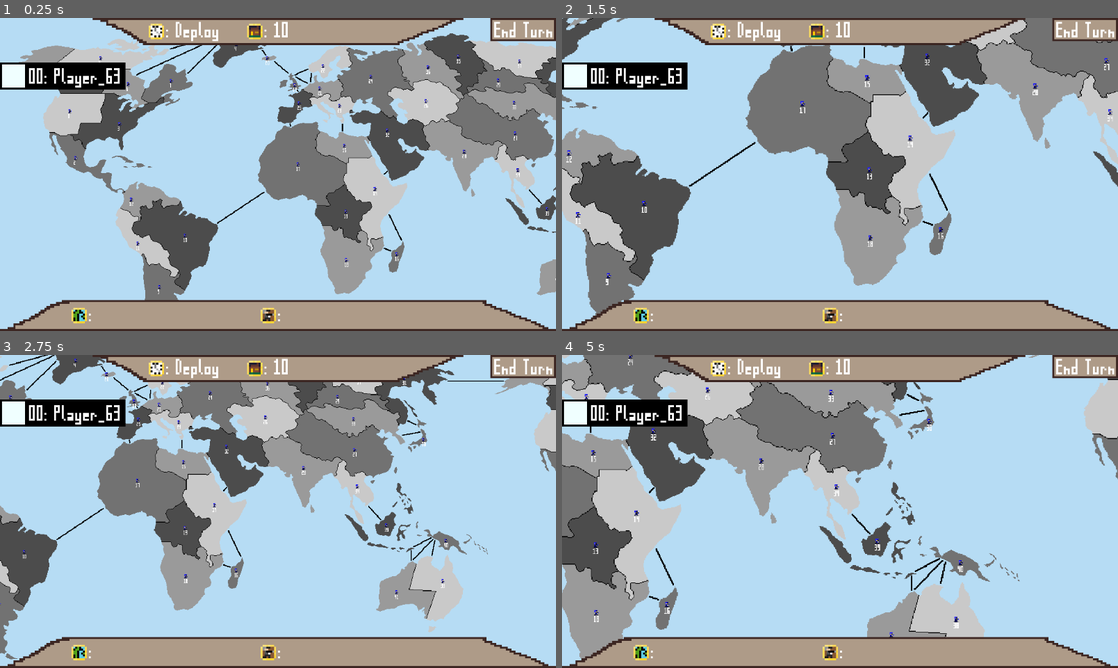
Above: before the commit, frames 1-4 (two rows, left to right).
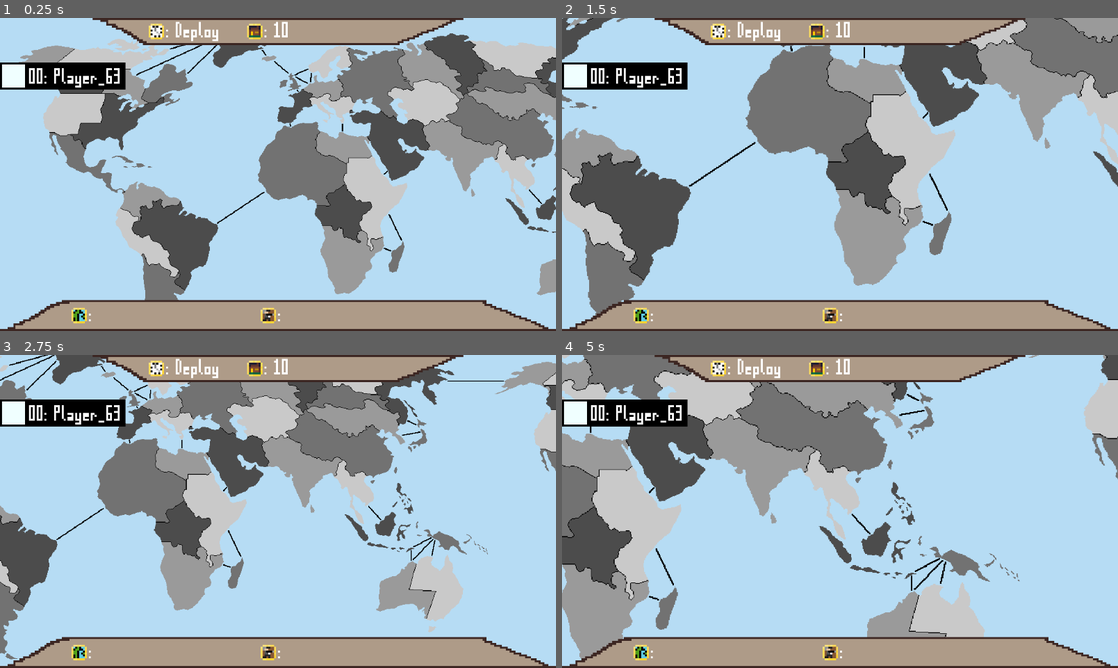
Above: after the commit, the same moments.

Repository: johann-0/Risiko
Game: Godot game, scene res://Scenes/game.tscn
Same seed, same stepped clock (60 frames per second), same inputs: the game is played once before the commit and once after it. This scene is started directly instead of the project's main scene.
Inputs (mouse positions are in pixels of both pictures, inside the frame that each line leads up to):
- Up to frame 1 (0.25 s): no input
- Up to frame 2 (1.5 s): click (1084, 30) at 0.5 s, where only the run before the commit has a clickable "End Turn"; tap Enter at 1.25 s; move the mouse to (840, 315) at 1.27 s; hold D (pan_right) from 1.28 s (still down); tap Mouse wheel up (zoom_in) at 1.35 s; click (840, 315) at 1.42 s
- Up to frame 3 (2.75 s): move the mouse to (278, 367) at 2.02 s; release D (pan_right) at 2.03 s; hold X (down, bound only after the commit) from 2.03 s (still down); tap Mouse wheel down (zoom_out) at 2.1 s; click (278, 367) at 2.17 s
- Up to frame 4 (5 s): tap Space at 2.75 s; move the mouse to (895, 442) at 2.77 s; release X (down, bound only after the commit) at 2.78 s; hold D (pan_right) 2.78-3.53 s; tap Mouse wheel up (zoom_in) at 2.85, 4.35 s; move the mouse to (812, 574) at 3.52 s; hold C (up, bound only after the commit) 3.53-4.28 s; tap Mouse wheel down (zoom_out) at 3.6 s; click (812, 574) at 3.67 s; tap Enter at 4.25 s; move the mouse to (1006, 558) at 4.27 s; hold A (pan_left) from 4.28 s (still down)

The runs differ from the first frame. In frame 1, 1.3% of the frame differs, in the area x 12-100%, y 0-89%; in frame 2, 0.9%; in frame 3, 1.1%; in frame 4, 1.3%.
Error after the commit: Invalid access to property or key 'connected' on a base object of type 'Nil'. (res://Scripts/game.gd:11)

Commit message:
modified:   Risiko Game/Assets/ui/deploying_troops.aseprite 	modified:   Risiko Game/Scripts/game.gd 	modified:   Risiko Game/Scripts/game_data.gd 	modified:   Risiko Game/Scripts/lobby.gd 	modified:   Risiko Game/Scripts/map.gd 	modified:   Risiko Game/Scripts/ui.gd 	modified:   Risiko Game/project.godot Feat: Local deploying of soldiers
Description: Need to work on adding the networking of the above feature and ending turns (forgor abt UI too)

Diff:
--- a/Risiko Game/Scripts/game.gd
+++ b/Risiko Game/Scripts/game.gd
@@ -1,3 +1,59 @@
 extends Node2D
 
 var client: GameData.Client = GameData.client
+
+func _ready():
+	# Reset the GameData
+	for province in GameData.provinces:
+		province.updateInfo(-1, 0, 0)
+
+	# Connect functions
+	client.connected.connect(client_connected)
+	client.disconnected.connect(client_disconnected)
+	client.received_data.connect(client_rec_data)
+	client.connecting.connect(client_connecting)
+	GameData.newTurnPlayerIndex.connect(on_new_turn)
+
+	# First turn has started
+	on_new_turn(-1, GameData.turnPlayerIndex)
+
+func on_new_turn(oldPlayerIndex: int, newPlayerIndex: int):
+	match GameData.gamePhase:
+		GameData.Phase.INIT_DEPLOY:
+			if GameData.players[newPlayerIndex]._soldiers > 0:
+				GameData.players[newPlayerIndex]._soldiers -= 1
+				GameData.turnAvailSoldiers = 1
+
+func _unhandled_input(event):
+	if GameData.localPlayerIndex == GameData.turnPlayerIndex \
+	  and GameData.selectedProvID != GameData.Province.WASTELAND_ID \
+	  and (GameData.gamePhase == GameData.Phase.INIT_DEPLOY \
+	  or GameData.gamePhase == GameData.Phase.DEPLOY):
+		if event.is_action_pressed("up") \
+		  and GameData.turnAvailSoldiers != 0:
+			GameData.provinces[GameData.selectedProvID].addDeploy(GameData.localPlayerIndex)
+			GameData.turnAvailSoldiers -= 1
+			pass
+		elif event.is_action_pressed("down") \
+		  and GameData.provinces[GameData.selectedProvID]._to_add != 0:
+			GameData.provinces[GameData.selectedProvID].removeDeploy(GameData.localPlayerIndex)
+			GameData.turnAvailSoldiers += 1
+			pass
+	return
+
+func _process(_delta):
+	pass#print(GameData.players[0]._soldiers)
+
+func client_connected():
+	pass
+func client_disconnected():
+	pass
+func client_connecting():
+	pass
+func client_rec_data(data: String):
+	var json_obj = JSON.parse_string(data)
+	match json_obj["message_type"]:
+		"prov_selected":
+			GameData.gameSelectedProvID = json_obj["data"]["newProvID"]
+		_:
+			pass
--- a/Risiko Game/Scripts/game_data.gd
+++ b/Risiko Game/Scripts/game_data.gd
@@ -15,7 +15,6 @@
 
 var gameSelectedProvID: int = Province.WASTELAND_ID:
 	set(newProvID):
-		print("GAME SELECTED PROVINCE")
 		var oldProvID = gameSelectedProvID
 		gameSelectedProvID = newProvID
 		newGameSelectedProvince.emit(oldProvID, newProvID)
@@ -35,8 +34,9 @@
 		var oldIndex = turnPlayerIndex
 		turnPlayerIndex = newIndex
 		newTurnPlayerIndex.emit(oldIndex, newIndex)
-var gamePhase: Phase = Phase.DEPLOY
+var gamePhase: Phase = Phase.INIT_DEPLOY
 var localPlayerIndex: int = 0
+var turnAvailSoldiers: int = 0
 
 const Client = preload("res://Scripts/WS_client.gd")
 @onready var client: Client
@@ -54,7 +54,7 @@
 
 var serverName: ServerName = ServerName.DEFAULT_SERVER_NAME()
 
-enum Phase { DEPLOY, ATTACK, FORTIFY}
+enum Phase { INIT_DEPLOY, DEPLOY, ATTACK, FORTIFY}
 
 class Player:
 	var _id: int
@@ -62,10 +62,7 @@
 	var _color: Color
 	var _soldiers: int
 	func _init(id: int, name: String, color: Color = Color.AZURE, soldiers: int = 0):
-		_id = id
-		_name = name
-		_color = color
-		_soldiers = soldiers
+		_id = id; _name = name; _color = color; _soldiers = soldiers
 	static func DEFAULT_PLAYER():
 		return Player.new(0, "Player_" + str(randi()%64))
 	func equals(otherPlayer: Player):
@@ -88,73 +85,39 @@
 	var _name: String
 	var _neighbors: Array
 	var _center: Vector2
-	var _soldiers: int:
-		set(newSol):
-			var oldSol = _soldiers
-			_soldiers = newSol
-			if newSol == 0 and _owner != -1:
-				_owner = -1
-			if oldSol == 0 and newSol != 0:
-				_owner = GameData.localPlayerIndex
-			infoUpdated.emit(_id)
-	var _to_add: int = 0:
-		set(newAdd):
-			var oldAdd = _to_add
-			_to_add = newAdd
-			if newAdd == 0 and _soldiers == 0 and _owner != -1:
-				_owner = -1
-			if oldAdd == 0 and newAdd != 0:
-				_owner = GameData.localPlayerIndex
-			infoUpdated.emit(_id)
-	var _owner: int:
-		set(newOwner):
-			_owner = newOwner
-			if newOwner == -1 and _soldiers != 0:
-				_soldiers = 0
-			infoUpdated.emit(_id)
+	var _soldiers: int
+	var _to_add: int = 0
+	var _owner: int
+	func updateInfo(pOwner: int, pToAdd: int, pSoldiers: int = _soldiers):
+		if pOwner == -1 or (pSoldiers + pToAdd) == 0: # If province is empty
+			_owner = -1
+			_soldiers = 0
+			_to_add = 0
+		else:
+			_owner = pOwner
+			_soldiers = pSoldiers
+			_to_add = pToAdd
+		infoUpdated.emit(_id)
+	func addDeploy(pOwner: int):
+		updateInfo(pOwner, _to_add + 1, _soldiers)
+	func removeDeploy(pOwner: int):
+		updateInfo(pOwner, _to_add - 1, _soldiers)
+	func _init(id: int, name: String, neighbors: Array, soldiers: int, center: Vector2, owner: int = -1):
+		_id = id; _name = name; _neighbors = neighbors; _soldiers = soldiers
+		_center = center; _owner = owner
 	static var WASTELAND_ID: int = -1
-	func _init(id: int, name: String, neighbors: Array, soldiers: int, center: Vector2, owner: int = -1):
-		_id = id
-		_name = name
-		_neighbors = neighbors
-		_soldiers = soldiers
-		_center = center
-		_owner = owner
 	static func WASTELAND():
 		var wasteland = Province.new(WASTELAND_ID, "Wasteland", [], 0, Vector2(0,0))
 		return wasteland
 
-
 func _ready():
 	players.append(Player.DEFAULT_PLAYER())
-	add_provinces_to_arr()
-
-	provinces[0]._soldiers = 4
+	get_provinces_from_json()
 
 	client = Client.new()
-	client.connected.connect(client_connected)
-	client.disconnected.connect(client_disconnected)
-	client.received_data.connect(client_rec_data)
-	client.connecting.connect(client_connecting)
 	add_child(client)
 
-
-func client_connected():
-	pass
-func client_disconnected():
-	pass
-func client_connecting():
-	pass
-func client_rec_data(data: String):
-	var json_obj = JSON.parse_string(data)
-	match json_obj["message_type"]:
-		"prov_selected":
-			#if localPlayerIndex != turnPlayerIndex: # I don't think this is good
-			gameSelectedProvID = json_obj["data"]["newProvID"]
-		_:
-			pass
-
-func add_provinces_to_arr():
+func get_provinces_from_json():
 	var file = FileAccess.open("res://Assets/provinces.json", FileAccess.READ)
 	var text = file.get_as_text()
 	var json = JSON.new()
@@ -171,24 +134,16 @@
 		provinces.append(newProv)
 
 	# Sort the array by province id
-	var _id_sort = func (p1: Province, p2: Province):
+	var id_sort = func (p1: Province, p2: Province):
 		if p1._id < p2._id:
 			return true
 		return false
-	provinces.sort_custom(_id_sort)
-
-
-func id_sort(p1: Province, p2: Province):
-	if p1._id < p2._id:
-		return true
-	return false
-
+	provinces.sort_custom(id_sort)
 
 func get_selected_prov():
 	if selectedProvID == Province.WASTELAND_ID:
 		return Province.WASTELAND()
 	return provinces[selectedProvID]
-
 
 func players_to_JSON():
 	var toReturn = []
--- a/Risiko Game/Scripts/lobby.gd
+++ b/Risiko Game/Scripts/lobby.gd
@@ -111,7 +111,6 @@
 					_: # Random is selected (Azure)
 						pass
 		"start_game":
-			#GameData.client = _client
 			GameData.turnPlayerIndex = json_obj["turn"]
 			var index: int = 0
 			for player in GameData.players:
--- a/Risiko Game/Scripts/map.gd
+++ b/Risiko Game/Scripts/map.gd
@@ -37,19 +37,16 @@
 		if prov._center == Vector2(-1,-1):
 			print("Province is a WIP")
 			continue
-		prov._soldiers = prov._id # DEBUG
-		prov._owner = 0 # DEBUG
 		var newSold: Soldier_UI = Soldier_UI.new_soldier(prov._id, true)
 		#newSold.visibility_layer = 1 # IDK why this is here...
 		$SoldierObjs.add_child(newSold)
-
 
 func foldMask():
 	var toReturn: Array = []
 	for i in range(NUM_PROV):
 		var toAdd: Color = Color8(0,0,0,0)
 		for j in range(3):
-			toAdd = toAdd.blend(mask[j][i])
+			toAdd = toAdd.blend(mask[2-j][i])
 		toReturn.append(toAdd)
 	return toReturn
 
@@ -62,7 +59,14 @@
 	mat.set_shader_parameter("colors", foldMask())
 
 func _on_info_updated(provID: int): # Update the political map
-	pass
+	var _owner = GameData.provinces[provID]._owner
+	if _owner == -1:
+		set_mask_color(provID, Color.TRANSPARENT, 2) # 2=Political
+	else:
+		var color: Color = GameData.players[_owner]._color
+		color = color.darkened(0.5)
+		set_mask_color(provID, color, 2) # 2=Political
+	apply_mask()
 
 func _on_new_map_prov(oldProvID: int, newProvID: int):
 	if oldProvID == newProvID or GameData.localPlayerIndex == GameData.turnPlayerIndex:
--- a/Risiko Game/Scripts/ui.gd
+++ b/Risiko Game/Scripts/ui.gd
@@ -15,11 +15,16 @@
 	_on_new_turn_player_index((GameData.turnPlayerIndex + 1) % GameData.players.size(), GameData.turnPlayerIndex)
 
 func _on_new_turn_player_index(oldTurnPlayerIndex: int, newTurnPlayerIndex: int):
-	print("NEW PLAYER INDEX!")
+	print("NEW PLAYER'S TURN! " + str(oldTurnPlayerIndex) + " " + str(newTurnPlayerIndex))
 	if oldTurnPlayerIndex != -1:
 		$Screen/Players.get_child(oldTurnPlayerIndex).setBackgroundColor(Color.BLACK)
 	if newTurnPlayerIndex != -1:
 		$Screen/Players.get_child(newTurnPlayerIndex).setBackgroundColor(Color.GREEN)
+
+	if newTurnPlayerIndex == GameData.localPlayerIndex:
+		$Screen/EndTurn.show()
+	else:
+		$Screen/EndTurn.hide()
 
 func _on_prov_clicked(_oldProvID: int, _newProvID: int):
 	var selProv = GameData.get_selected_prov()
--- a/Risiko Game/project.godot
+++ b/Risiko Game/project.godot
@@ -55,6 +55,16 @@
 "events": [Object(InputEventMouseButton,"resource_local_to_scene":false,"resource_name":"","device":-1,"window_id":0,"a …(253 unchanged characters)…
 ]
 }
+up={
+"deadzone": 0.5,
+"events": [Object(InputEventKey,"resource_local_to_scene":false,"resource_name":"","device":-1,"window_id":0,"alt_pressed":false,"shift_pressed":false,"ctrl_pressed":false,"meta_pressed":false,"pressed":false,"keycode":0,"physical_keycode":67,"key_label":0,"unicode":99,"echo":false,"script":null)
+]
+}
+down={
+"deadzone": 0.5,
+"events": [Object(InputEventKey,"resource_local_to_scene":false,"resource_name":"","device":-1,"window_id":0,"alt_pressed":false,"shift_pressed":false,"ctrl_pressed":false,"meta_pressed":false,"pressed":false,"keycode":0,"physical_keycode":88,"key_label":0,"unicode":120,"echo":false,"script":null)
+]
+}
 
 [rendering]
 
Binary file changed: Risiko Game/Assets/ui/deploying_troops.aseprite
